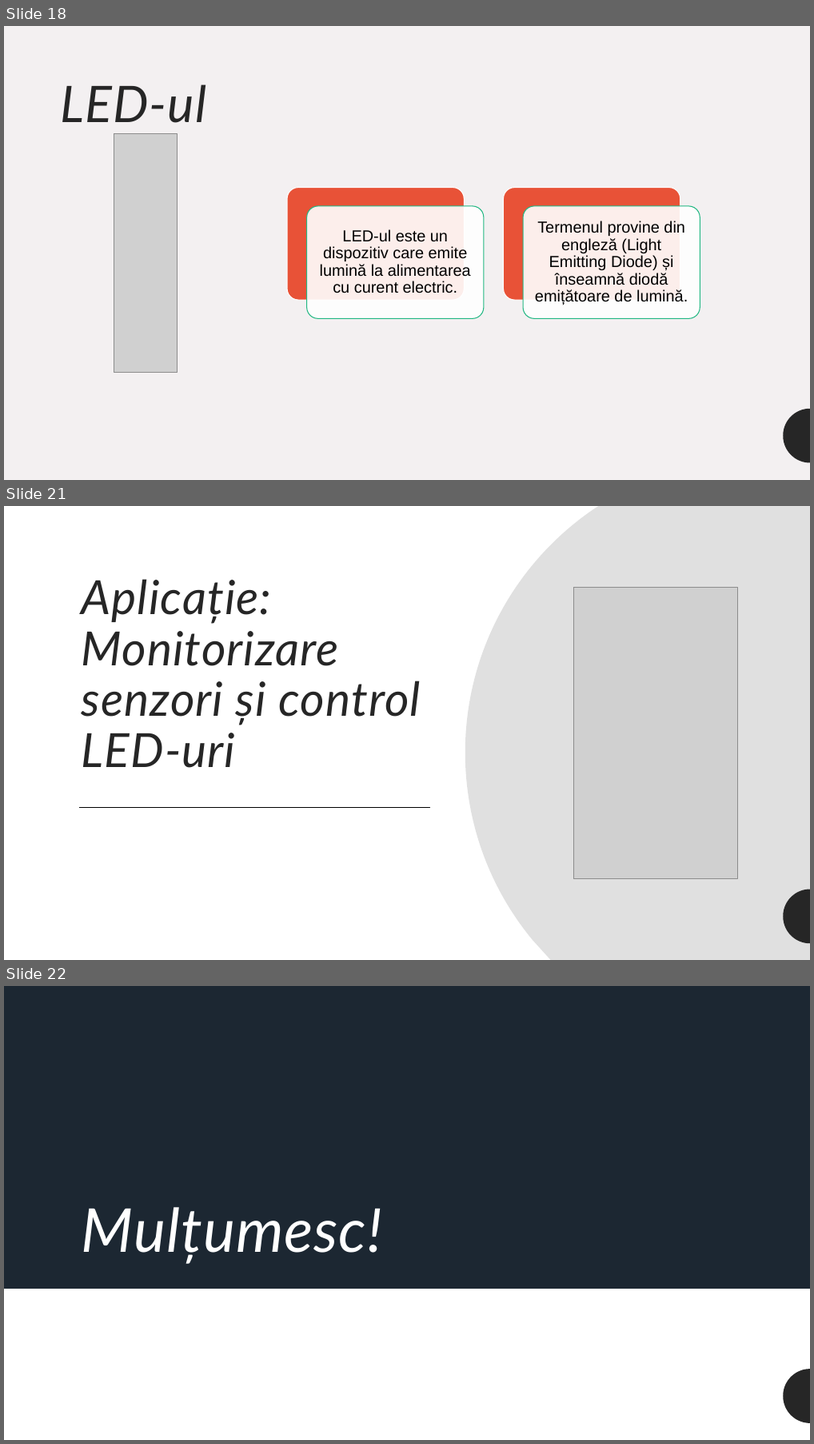
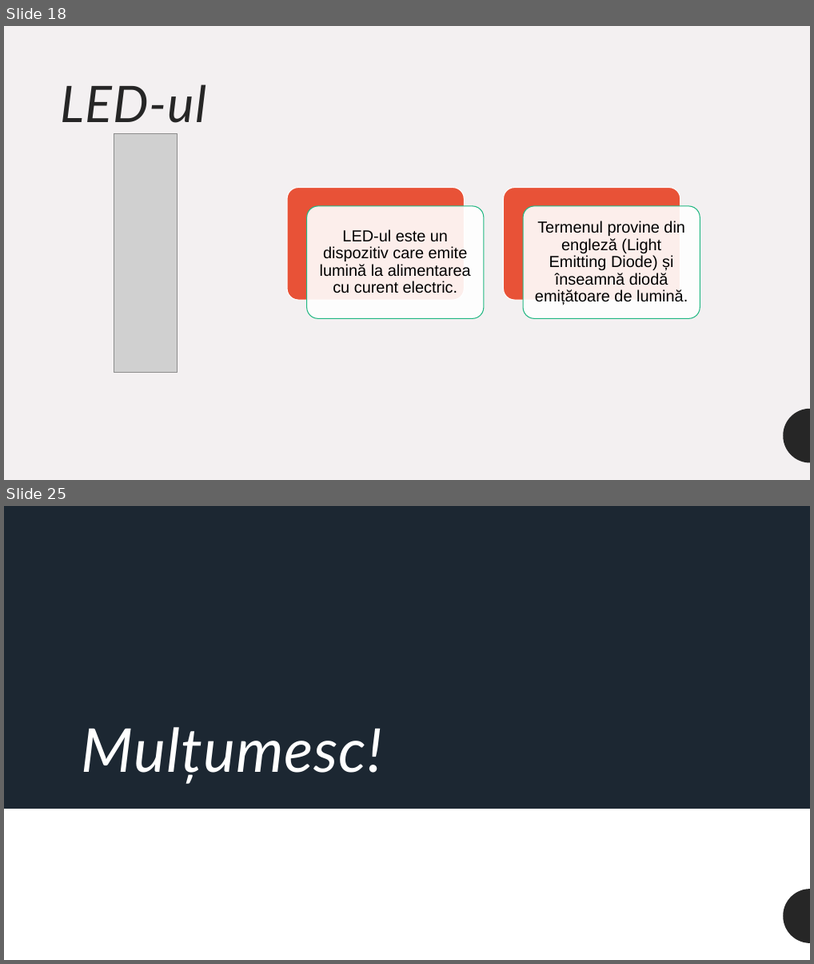
Before and after one commit to mihai-dulgheru/BazelePlaciiProgramabile, a slide deck: Bazele plăcii programabile.pptx. Shown one above the other, each under a label of ours: slides 18, 21 and 22 before the commit, slides 18 and 25 after it; the slides between them are not shown. The pictures are 814x1444 and 814x964 pixels, drawn with LibreOffice and Linux fonts; fonts in the diff are those of the drawing; grey boxes stand for pictures. Boxes give left, top, right and bottom in pixels: in the first picture for what was removed or moved away, otherwise in the second. Text is boxed around its words. In the diff, an @@ line names an element or a change of style, - is before the commit and + after.

```diff
--- a/Bazele plăcii programabile.pptx
+++ b/Bazele plăcii programabile.pptx
@@ slide 21 removed at (x1=4, y1=506, x2=810, y2=960), background #FFFFFF; not listed: 1 template element that a slide beside it also shows @@
@@ rectangle removed at (x1=4, y1=506, x2=810, y2=960) @@
@@ freeform shape removed at (x1=466, y1=506, x2=810, y2=960) @@
@@ line removed from (54, 591) to (54, 960) @@
@@ title removed at (x1=82, y1=579, x2=421, y2=768) @@
-Aplicație: Monitorizare senzori și control LED-uri
@@ picture removed at (x1=574, y1=588, x2=738, y2=879) @@
@@ line removed from (430, 808) to (80, 808) @@
@@ freeform shape removed at (x1=784, y1=888, x2=810, y2=943) @@
@@ freeform shape removed at (x1=784, y1=889, x2=810, y2=944) @@
@@ what was slide 22 is now slide 25 @@
```
Also in this commit, not shown: 15 slides changed, 4 slides added, 1 other file.
